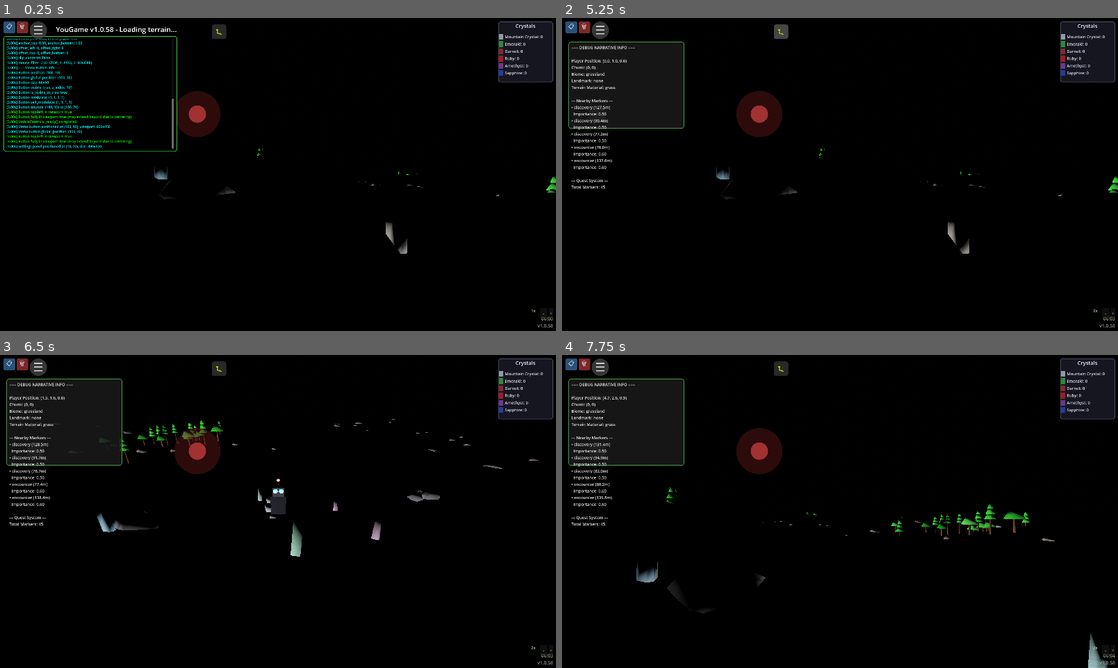
Above: before the commit, frames 1-4 (two rows, left to right).
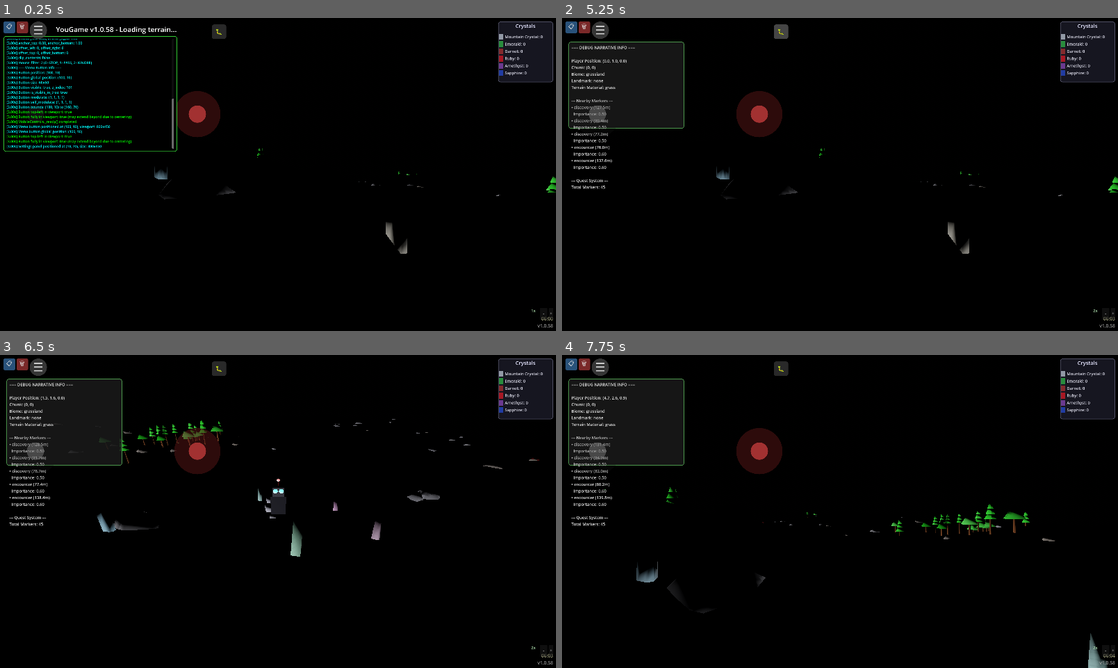
Above: after the commit, the same moments.

Repository: felix-dieterle/YouGame_godot4_public
Game: Godot game, scene res://scenes/main.tscn
Two runs of this game, one before a commit and one after it. Both use one fixed random seed, a clock stepped at 60 frames per second and the inputs below.
Inputs (mouse positions are in pixels of both pictures, inside the frame that each line leads up to):
- Up to frame 1 (0.25 s): no input
- Up to frame 2 (5.25 s): click "📋" at 0.5 s; click "🗑" at 1.25 s; click "-" at 2 s; click "+" at 2.75 s; click "☰" at 3.5 s; click "▶ Resume Game" at 4.25 s; click "🐛" at 5 s
- Up to frame 3 (6.5 s): tap Enter at 5.75 s; move the mouse to (400, 495) at 5.77 s; hold Right (ui_right) from 5.78 s (still down); hold V (toggle_camera_view) from 5.78 s (still down); click (400, 495) at 5.92 s
- Up to frame 4 (7.75 s): release Right (ui_right) at 6.5 s; release V (toggle_camera_view) at 6.5 s; drag from (728, 527) to (812, 574) at 6.52 s; move the mouse to (895, 442) at 7.27 s; hold Right (ui_right) from 7.28 s (still down); hold V (toggle_camera_view) from 7.28 s (still down)

The runs differ from the first frame. In frame 2, 0.2% of the frame differs, in the area x 2-10%, y 26-38%; in frame 3, 0.2%; in frame 4, 0.2%.

Commit message:
Fix joystick visibility and brightness issues
Co-authored-by: felix-dieterle <1490062+felix-dieterle@users.noreply.github.com>

Diff:
--- a/scenes/main.tscn
+++ b/scenes/main.tscn
@@ -31,9 +31,9 @@
 ambient_light_source = 3
 ambient_light_color = Color(1, 1, 1, 1)
 ambient_light_sky_contribution = 1.0
-ambient_light_energy = 0.8
+ambient_light_energy = 1.0
 tonemap_mode = 2
-tonemap_exposure = 1.5
+tonemap_exposure = 1.2
 
 [node name="Main" type="Node3D"]
 
@@ -42,7 +42,7 @@
 
 [node name="DirectionalLight3D" type="DirectionalLight3D" parent="." groups=["DirectionalLight3D"]]
 transform = Transform3D(0.866025, -0.433013, 0.25, 0, 0.5, 0.866025, -0.5, -0.75, 0.433013, 0, 50, 0)
-light_energy = 1.2
+light_energy = 1.5
 shadow_enabled = true
 shadow_bias = 0.05
 directional_shadow_mode = 1
--- a/scripts/mobile_controls.gd
+++ b/scripts/mobile_controls.gd
@@ -59,6 +59,8 @@
     joystick_base = Control.new()
     joystick_base.size = Vector2(JOYSTICK_RADIUS * 2, JOYSTICK_RADIUS * 2)
     joystick_base.pivot_offset = Vector2(JOYSTICK_RADIUS, JOYSTICK_RADIUS)
+    # Set z_index to ensure joystick renders above UI elements (version label has z_index 50)
+    joystick_base.z_index = 60
     add_child(joystick_base)
     DebugLogOverlay.add_log("Joystick base created", "green")
 
@@ -210,6 +212,8 @@
     look_joystick_base = Control.new()
     look_joystick_base.size = Vector2(JOYSTICK_RADIUS * 2, JOYSTICK_RADIUS * 2)
     look_joystick_base.pivot_offset = Vector2(JOYSTICK_RADIUS, JOYSTICK_RADIUS)
+    # Set z_index to ensure joystick renders above UI elements (version label has z_index 50)
+    look_joystick_base.z_index = 60
     add_child(look_joystick_base)
 
     # Base circle
--- a/tests/test_day_night_cycle.gd
+++ b/tests/test_day_night_cycle.gd
@@ -245,17 +245,29 @@
 	var test_scene = Node3D.new()
 	var day_night = DayNightCycle.new()
 
-	# Add mock directional light
+	# Add mock directional light with main.tscn settings
 	var light = DirectionalLight3D.new()
+	light.light_energy = 1.5  # Match main.tscn DirectionalLight3D initial energy
 	light.add_to_group("DirectionalLight3D")
 	test_scene.add_child(light)
 
-	# Add mock world environment with PhysicalSkyMaterial
+	# Add mock world environment with PhysicalSkyMaterial matching main.tscn
 	var env_node = WorldEnvironment.new()
 	env_node.environment = Environment.new()
 	env_node.environment.background_mode = Environment.BG_SKY
+	env_node.environment.ambient_light_source = Environment.AMBIENT_SOURCE_SKY
+	env_node.environment.ambient_light_color = Color(1.0, 1.0, 1.0, 1.0)
+	env_node.environment.ambient_light_sky_contribution = 1.0
+	env_node.environment.ambient_light_energy = 1.0  # Match main.tscn (updated from 0.8)
+	env_node.environment.tonemap_mode = Environment.TONE_MAPPER_ACES_FITTED  # Match main.tscn
+	env_node.environment.tonemap_exposure = 1.2  # Match main.tscn (updated from 1.5)
+
 	var sky = Sky.new()
 	var sky_material = PhysicalSkyMaterial.new()
+	# Match main.tscn PhysicalSkyMaterial settings
+	sky_material.rayleigh_coefficient = 3.0
+	sky_material.mie_coefficient = 0.003
+	sky_material.turbidity = 8.0
 	sky.sky_material = sky_material
 	env_node.environment.sky = sky
 	env_node.add_to_group("WorldEnvironment")
@@ -320,16 +332,23 @@
 	var test_scene = Node3D.new()
 	var day_night = DayNightCycle.new()
 
-	# Add mock directional light
+	# Add mock directional light with main.tscn settings
 	var light = DirectionalLight3D.new()
+	light.light_energy = 1.5  # Match main.tscn DirectionalLight3D initial energy
 	light.add_to_group("DirectionalLight3D")
 	test_scene.add_child(light)
 
-	# Add mock world environment with PhysicalSkyMaterial
+	# Add mock world environment with PhysicalSkyMaterial matching main.tscn
 	var env_node = WorldEnvironment.new()
 	env_node.environment = Environment.new()
 	env_node.environment.background_mode = Environment.BG_SKY
 	env_node.environment.ambient_light_source = Environment.AMBIENT_SOURCE_SKY
+	env_node.environment.ambient_light_color = Color(1.0, 1.0, 1.0, 1.0)
+	env_node.environment.ambient_light_sky_contribution = 1.0
+	env_node.environment.ambient_light_energy = 1.0  # Match main.tscn (updated from 0.8)
+	env_node.environment.tonemap_mode = Environment.TONE_MAPPER_ACES_FITTED  # Match main.tscn
+	env_node.environment.tonemap_exposure = 1.2  # Match main.tscn (updated from 1.5)
+
 	var sky = Sky.new()
 	var sky_material = PhysicalSkyMaterial.new()
 	sky.sky_material = sky_material
@@ -349,7 +368,7 @@
 	# Manually trigger lighting update
 	day_night._update_lighting()
 
-	# Manually set sky to clear weather conditions for testing
+	# Manually set sky to clear weather conditions for testing (matching main.tscn)
 	sky_material.turbidity = CLEAR_SKY_TURBIDITY
 	sky_material.mie_coefficient = CLEAR_SKY_MIE_COEFFICIENT
 	sky_material.rayleigh_coefficient = CLEAR_SKY_RAYLEIGH_COEFFICIENT
--- a/tests/test_mobile_controls.gd
+++ b/tests/test_mobile_controls.gd
@@ -62,6 +62,17 @@
 	add_child(mobile_controls)
 	await get_tree().process_frame
 
+	# Check if the movement joystick variables are initialized
+	if mobile_controls.joystick_base != null:
+		print("  PASS: joystick_base (movement) is initialized")
+	else:
+		print("  FAIL: joystick_base (movement) is null")
+
+	if mobile_controls.joystick_stick != null:
+		print("  PASS: joystick_stick (movement) is initialized")
+	else:
+		print("  FAIL: joystick_stick (movement) is null")
+
 	# Check if the look joystick variables are initialized
 	if mobile_controls.look_joystick_base != null:
 		print("  PASS: look_joystick_base is initialized")
@@ -140,6 +151,12 @@
 	else:
 		print("  FAIL: look_joystick_base has zero alpha")
 
+	# Check z_index to ensure joystick renders above UI elements (version label has z_index 50)
+	if look_base.z_index >= 60:
+		print("  PASS: look_joystick_base z_index is %d (above UI elements)" % look_base.z_index)
+	else:
+		print("  FAIL: look_joystick_base z_index is %d (should be >= 60 to render above UI elements with z_index 50)" % look_base.z_index)
+
 func test_joystick_positions():
 	print("\n--- Test: Look Joystick Position ---")
 
